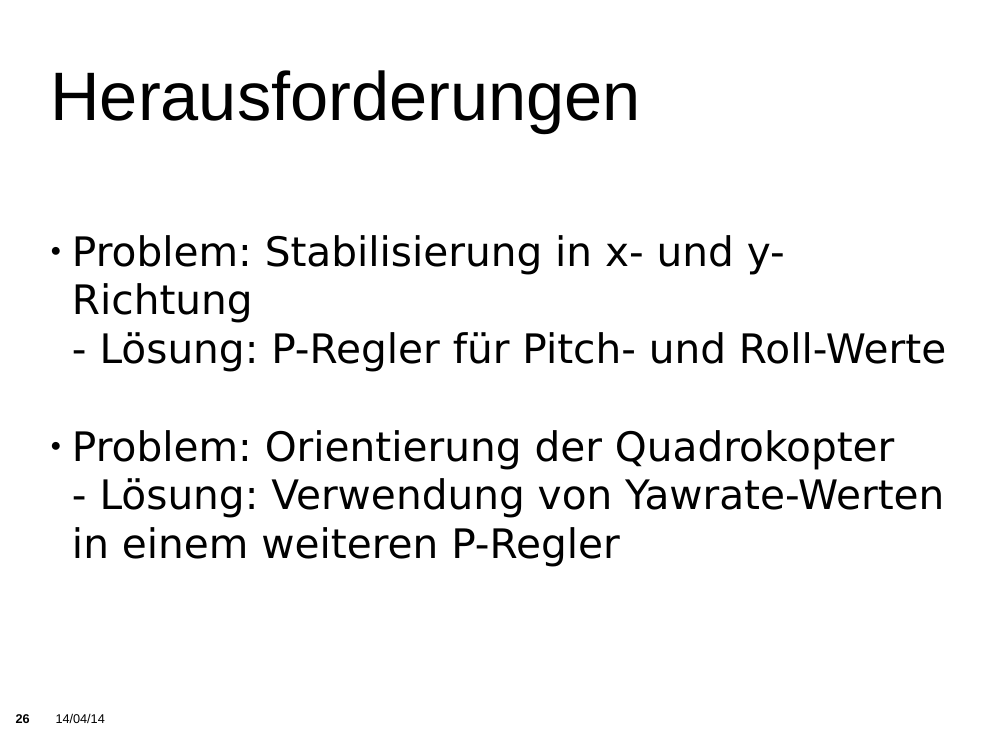
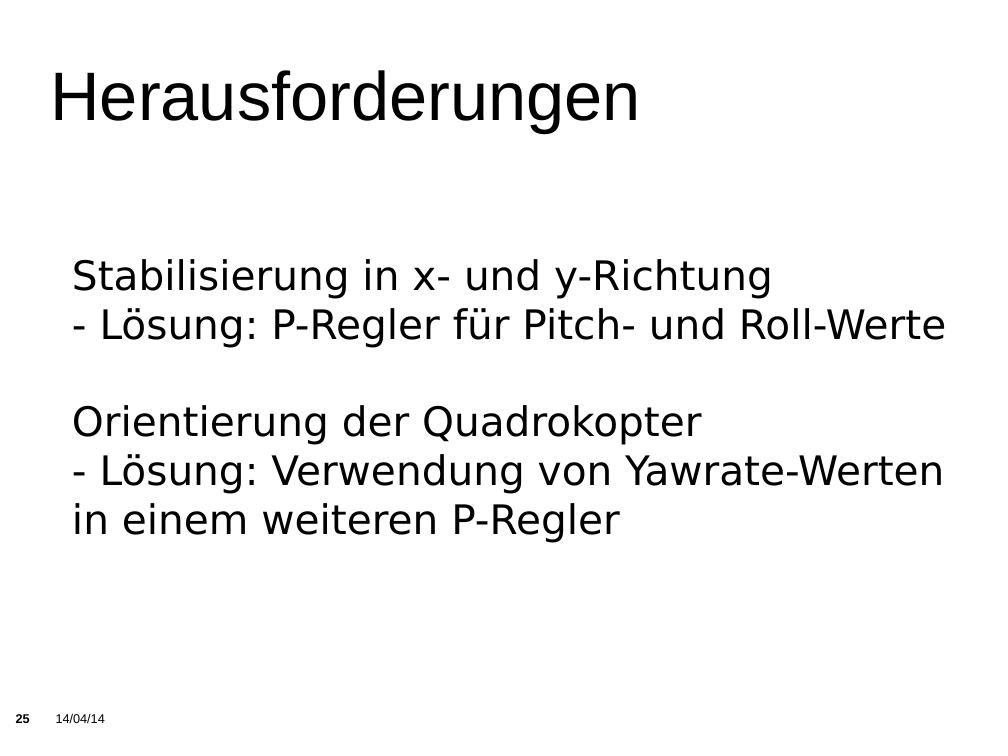
Before and after one commit to KITrokopter/Presentation, a slide deck: slide 25 of PresentationInTotal v0.1.odp (slide 26 before the commit). Drawn at 1008x756 pixels with LibreOffice and Linux fonts; fonts in the diff are those of the drawing; background and template pictures are left out. Boxes give left, top, right and bottom in pixels: in the first picture for what was removed or moved away, otherwise in the second. Text is boxed around its words. In the diff, an @@ line names an element or a change of style, - is before the commit and + after.

```diff
--- a/PresentationInTotal v0.1.odp
+++ b/PresentationInTotal v0.1.odp
@@ subtitle at (72,259,773,299): text changed @@
-● Problem: Stabilisierung in x- und y-Richtung
+Stabilisierung in x- und y-Richtung
@@ subtitle at (72,405,702,445): text changed @@
-● Problem: Orientierung der Quadrokopter
+Orientierung der Quadrokopter
```
Also in this commit, not shown: 10 other slides changed, 3 slides removed.
